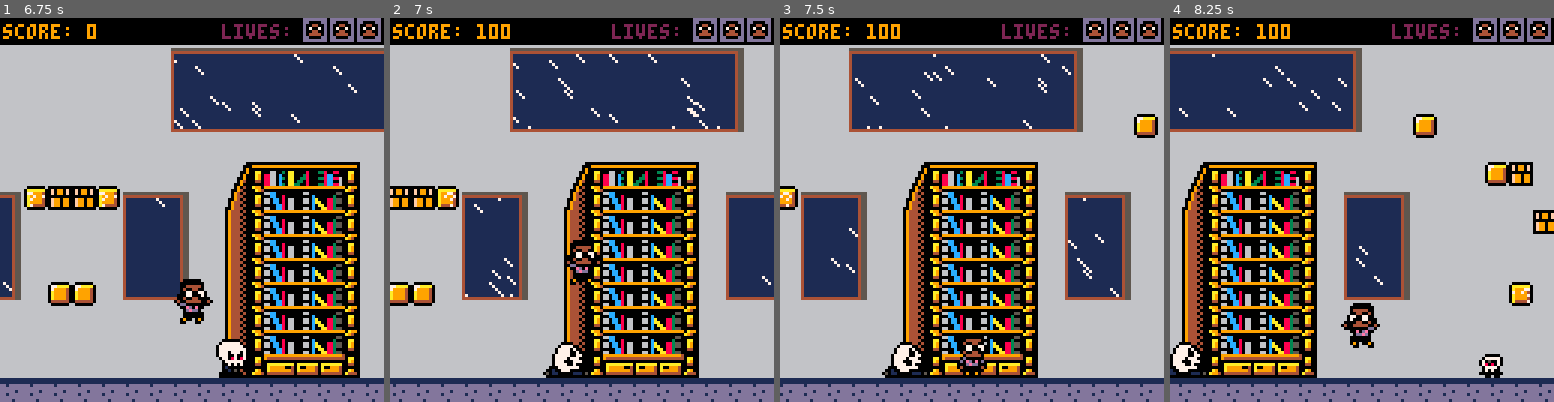
Above: before the commit, frames 1-4 (left to right).
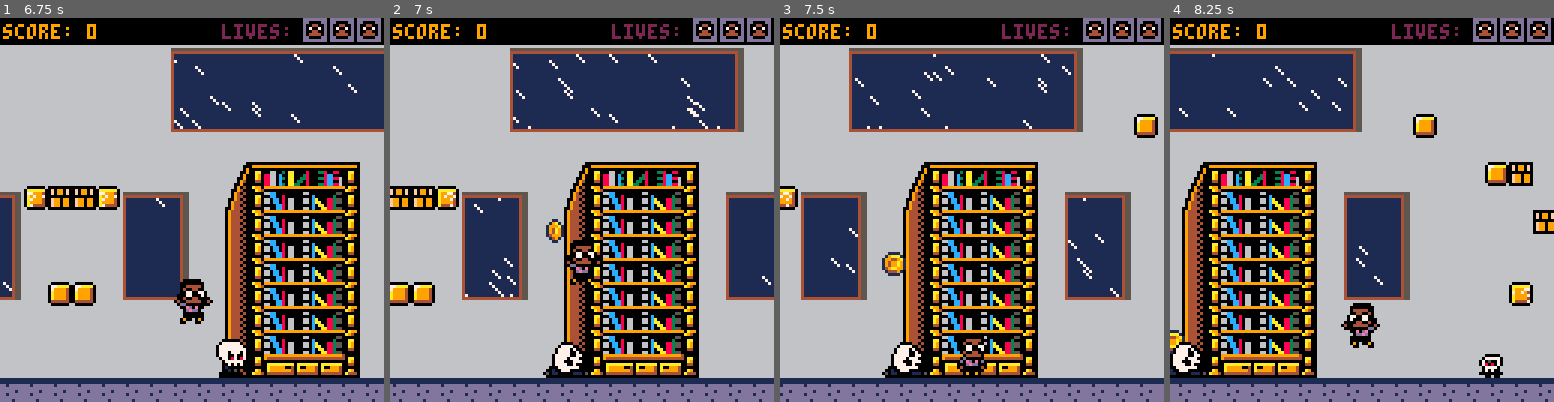
Above: after the commit, the same moments.

Repository: cwrightlibrary/pico-8
Game: PICO-8 cartridge library_game/carts/library-game.p8
Same seed, same stepped clock (60 frames per second), same inputs: the game is played once before the commit and once after it.
Inputs:
- Up to frame 1 (6.75 s): tap X (X key) at 0.33, 1.07, 1.85, 2.97, 4.08, 5.2, 6.32 s; tap O (Z key) at 0.7, 1.7, 2.1, 2.5, 2.9, 3.3, 3.7, 4.1, 4.5, 4.9, 5.3, 5.7, 6.1, 6.5 s; hold Right 1.6-2.1 s; hold Up 2.15-2.42 s; hold Right 2.47-3.03 s; hold Left 3.08-3.58 s; hold Down 3.63-3.97 s; hold Right 4.02-4.68 s; hold Up 4.73-5.03 s; hold Left 5.08-5.68 s; hold Down 5.73-6.03 s; hold Right 6.08-6.58 s; hold Right from 6.63 s (still down)
- Up to frame 2 (7 s): keep holding Right; tap O (Z key) at 6.9 s
- Up to frame 3 (7.5 s): release Right at 7.13 s; hold Up 7.18-7.45 s; tap O (Z key) at 7.3 s; tap X (X key) at 7.43 s
- Up to frame 4 (8.25 s): hold Right 7.5-8.07 s; tap O (Z key) at 7.7, 8.1 s; hold Left from 8.12 s (still down)

Frame 1 is identical in both runs. In frame 2, 0.4% of the frame differs, in the area x 22-46%, y 1-59%; in frame 3, 0.5%, in the area x 22-33%, y 1-68%; in frame 4, 0.4%.

Commit message:
Add files via upload

Diff:
--- a/library_game/carts/library-game.p8
+++ b/library_game/carts/library-game.p8
@@ -190,7 +190,7 @@
   lives=3,
   hurt_loop=false,
   invincible=false,
-  invincible_timer=200,
+  invincible_timer=150,
   invincible_sp_switch=false,
   invincible_sp_flash=5
  }
@@ -532,9 +532,16 @@
      p.hit=false
     end
    end
-   timersk=sk.hit_wait
    if p.max_dx<3 then
     sk.hit_wait=50
+   end
+   local despawn_timer=50
+   if sk.hit then
+    if despawn_timer>0 then
+     despawn_timer-=1
+    else
+     del(sk_index,sk)
+    end
    end
   end
  end
@@ -723,7 +730,7 @@
     coin.shimmer=0
     coin.no_shimmer_length=flr(rnd(8))+3
    end
-   if object_collide(p.x+3,p.y+1,p.x+3+p.w-6,p.y+1+p.h-1,coin.x,coin.y,coin.x+coin.w,coin.y+coin.h) then
+   if object_collide(p.x+5,p.y+1,p.x+5+p.w-8,p.y+1+p.h-1,coin.x,coin.y,coin.x+coin.w,coin.y+coin.h) then
     coin.y=-10
     sfx(1)
     p.score+=100
@@ -1277,7 +1284,7 @@
 80809192938080808091929380a495969798998091929380808080808080808080809d80808080808080808080804f7f7f7f5f5e80808080808080808080808080808080808080808080808080808080808080808080808080808080808080808080808080808080808080808080808080808080808080808080808080808080
 8080a1a2a3909d9d90a1a2a380a4959697989980a1a2a3808080808a8080808a80809d8a9d8a9d808080808080804f7f7f7f5f5e80808080808080808080808080808080808080808080808080808080808080808080808080808080808080808080808080808080808080808080808080808080808080808080808080808080
 80808080808080808080808080a4959697989980808080808080808080808080808080808080808080804b4c4c4c4c4c7a4a5f5e80808080808080808080808080808080808080808080808080808080808080808080808080808080808080808080808080808080808080808080808080808080808080808080808080808080
-80808080808080808080808040a4959697989980808080808080808080808080808080808080808080804f7f7f7f7f7f5f5a5f5e80808080808080808080808080808080808080808080808080808080808080808080808080808080808080808080808080808080808080808080808080808080808080808080808080808080
+80808080808080808080808040a4959697989980808080808080808080808080808040808080808080804f7f7f7f7f7f5f5a5f5e80808080808080808080808080808080808080808080808080808080808080808080808080808080808080808080808080808080808080808080808080808080808080808080808080808080
 80808080808080808080808080b4a5a6a7a8a980808060808080808080808080808080808080808080805b5c5c5c5c5c5d6a5d5e80808080808080808080808080808080808080808080808080808080808080808080808080808080808080808080808080808080808080808080808080808080808080808080808080808080
 a0a0a0a0a0a0a0a0a0a0a0a0a0a0a0a0a0a0a0a0a0a0a0a0a0a0a0a0a0a0a0a0a0a0a0a0a0a0a0a0a0a0a0a0a0a0a0a0a0a0a0a0a0a0a0a0a0a0a0a0a0a0a0a0a0a0a0a0a0a0a0a0a0a0a0a0a0a0a0a0a0a0a0a0a0a0a0a0a0a0a0a0a0a0a0a0a0a0a0a0a0a0a0a0a0a0a0a0a0a0a0a0a0a0a0a0a0a0a0a0a0a0a0a0a0a0a0a0
 
Not shown, changed: 17 lines of the sprite sheet (__gfx__) section of library_game/carts/library-game.p8
Not shown, changed: the sound effects (__sfx__) section of library_game/carts/library-game.p8
